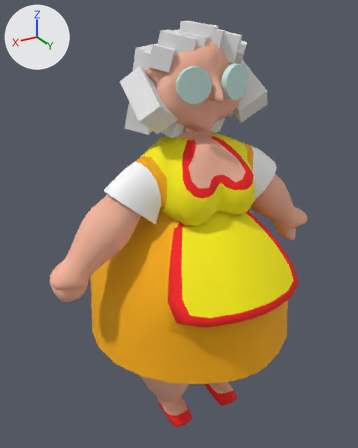
Before and after pictures for a commit that changed the FBX model 2019-GameJam-Base/Assets/Models/Grandmother/idle.FBX.
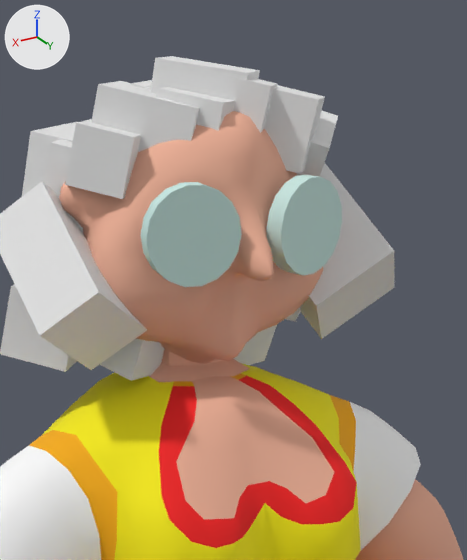
There are two pictures of each version: one whole from a camera (50 mm lens) standing at (3.92, 5.65, 0.9) and looking at (0.11, -0.7, -2.27), one close up on the part from 35% to 82% of the width and 0% to 45% of the height. Arrows for +X, +Y and +Z are at upper left; the lights stay in place. Where no turn or scale is listed for an object, it has been applied to the vertices.
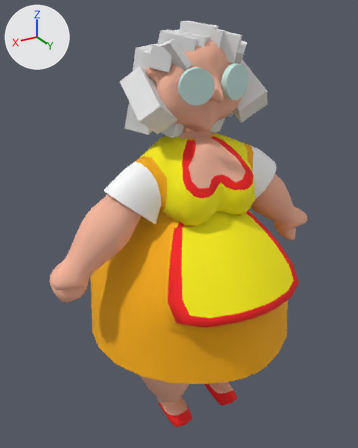
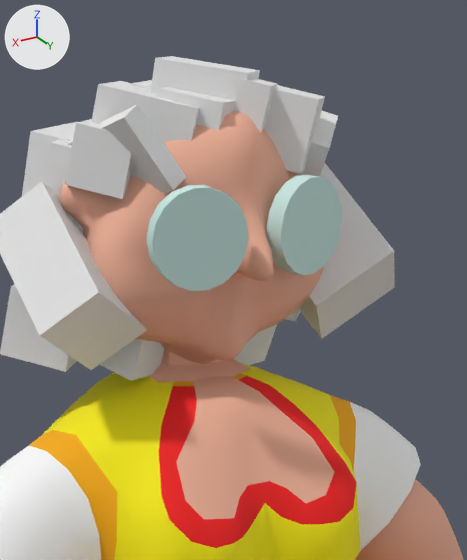
The newer file is also rescaled (x0.394) as a whole; pictures and numbers use the older file's frame.

Changed parts and their boxes (x1, y1, x2, y2) in the close-ups (467 x 560 px):
'Cylinder002', turned: before (140, 182, 242, 287); after (146, 185, 249, 291)
'Box006', added: after (67, 104, 186, 194)

What the commit changed:
me_mesh_006 has 8 vertices, 6 faces and spans x -2.23..2.23, y -2.23..2.23, z 0.0..4.46.
me_mesh_006 is used by ob_box007; location (-0.415, -0.634, 0.123); rotation (0.212, 0.0, -2.31), in degrees (12, 0, -132); scale (0.111, 0.111, 0.111).
Part 1, on me_mesh_006:
Vertex 0 of me_mesh_006 moves from (-2.23, -2.23, 0.0) to (0.02, 0.27, 0.05).
Vertex 1 of me_mesh_006 moves from (2.23, -2.23, 0.0) to (-0.06, 0.24, 0.1).
Vertex 2 of me_mesh_006 moves from (-2.23, 2.23, 0.0) to (0.06, -0.24, -0.1).
Vertex 3 of me_mesh_006 moves from (2.23, 2.23, 0.0) to (-0.02, -0.27, -0.05).
Vertex 4 of me_mesh_006 moves from (-2.23, -2.23, 4.46) to (0.25, 0.19, 0.37).
Vertex 5 of me_mesh_006 moves from (2.23, -2.23, 4.46) to (0.16, 0.16, 0.43).
Vertex 6 of me_mesh_006 moves from (-2.23, 2.23, 4.46) to (0.28, -0.32, 0.23).
Vertex 7 of me_mesh_006 moves from (2.23, 2.23, 4.46) to (0.2, -0.34, 0.28).
Object 'Cylinder002' (ob_cylinder002) turns from (-92, 0, -14) to (88, 0, -14) degrees about x, y and z.
Object 'Box006' (ob_box006) is new; it shows me_mesh_006.
Its location is (0.316, -0.37, 0.153).
